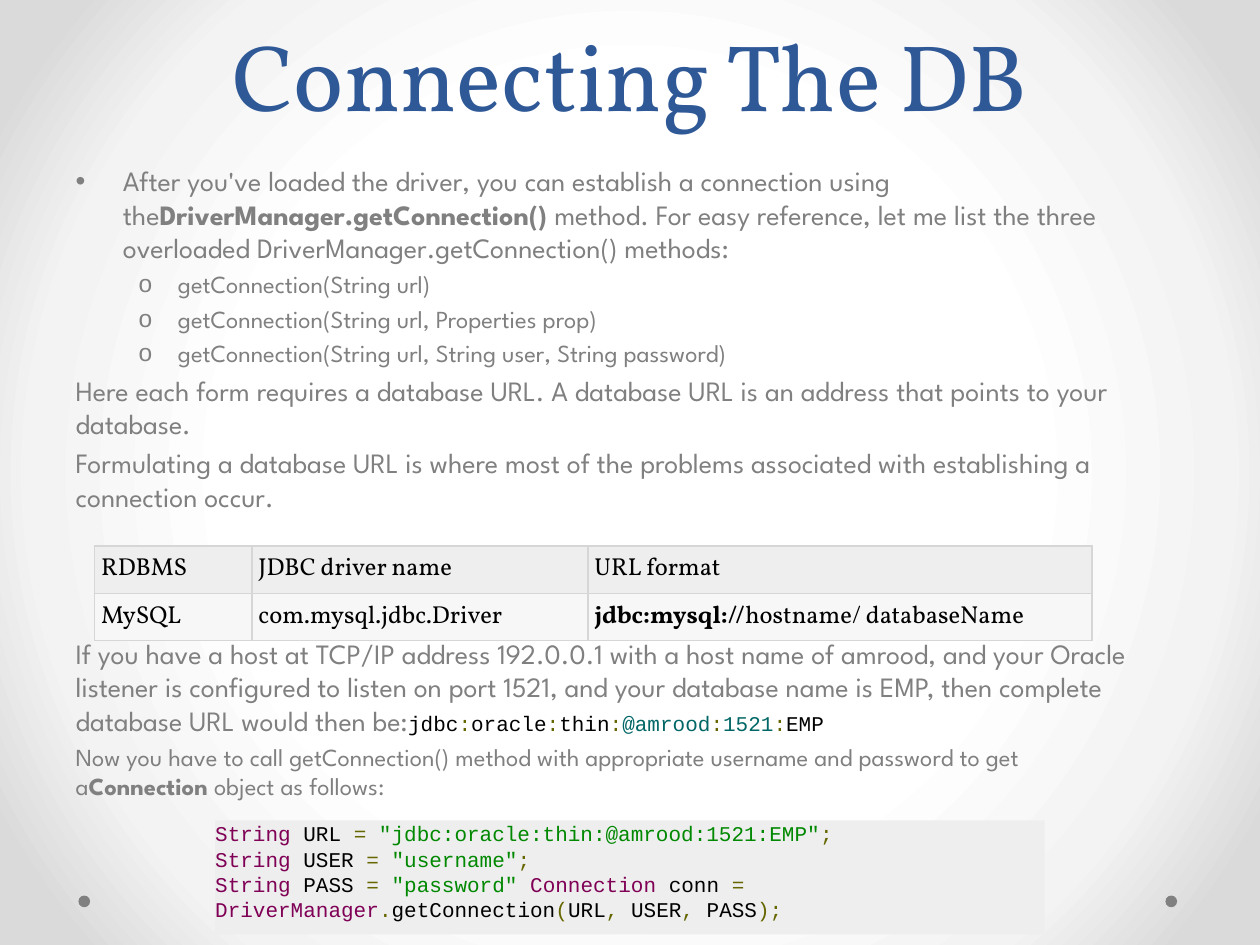
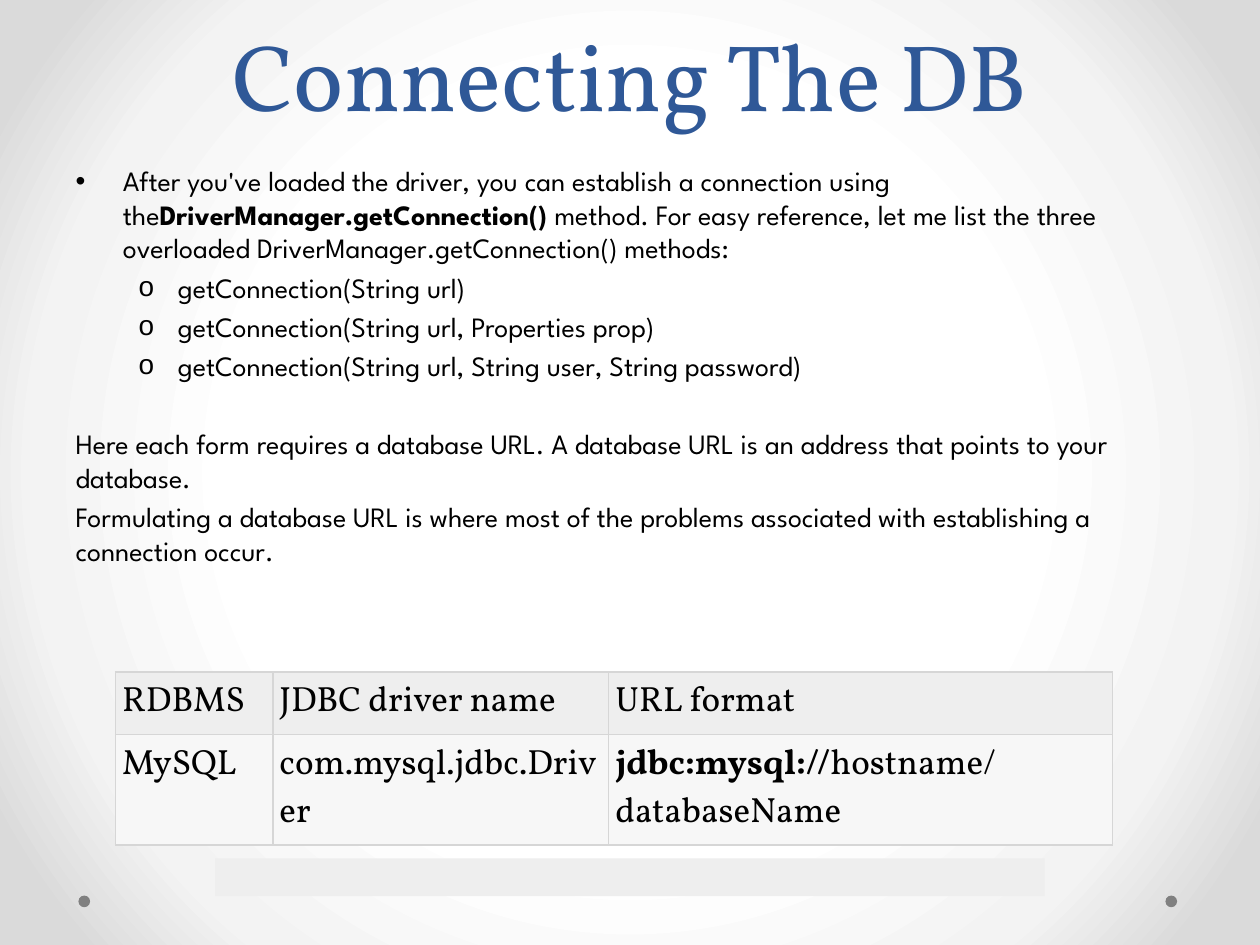
Before and after one commit to srinivasnangunuri/GitRep, a slide deck: slide 9 of JDBC/Introduction to JDBC.pptx. Drawn at 1260x945 pixels with LibreOffice and Linux fonts; fonts in the diff are those of the drawing. Boxes give left, top, right and bottom in pixels: in the first picture for what was removed or moved away, otherwise in the second. Text is boxed around its words. In the diff, an @@ line names an element or a change of style, - is before the commit and + after.

```diff
--- a/JDBC/Introduction to JDBC.pptx
+++ b/JDBC/Introduction to JDBC.pptx
@@ text "After you've loaded the driver, ..." at [76, 171, 1107, 562]: text colour #808080 to #000000; size 14 to 16 pt in "getConnection(String url)", "getConnection(String url, Properties prop)", "getConnection(String url, String user, String password)" @@
@@ text at [76, 636, 1126, 801]: paragraphs removed @@
-If you have a host at TCP/IP address 192.0.0.1 with a host name of amrood, and your Oracle listener is configured to listen on port 1521, and your database name is EMP, then complete database URL would then be:jdbc:oracle:thin:@amrood:1521:EMP
-Now you have to call getConnection() method with appropriate username and password to get aConnection object as follows:
@@ table at [116, 672, 1114, 827] @@
@@ size 14 to 20 pt @@
@@ table: place and size @@
-table at [94, 546, 1092, 635]
+table at [116, 672, 1114, 827]
@@ text in rectangle at [215, 826, 833, 922]: text removed @@
-String URL = "jdbc:oracle:thin:@amrood:1521:EMP";
-String USER = "username";
-String PASS = "password" Connection conn = DriverManager.getConnection(URL, USER, PASS);
@@ rectangle: place and size @@
-rectangle at [215, 820, 1045, 935]
+rectangle at [215, 858, 1045, 896]
```
Also in this commit, not shown: 18 other slides changed, 1 slide added, 1 other file.
